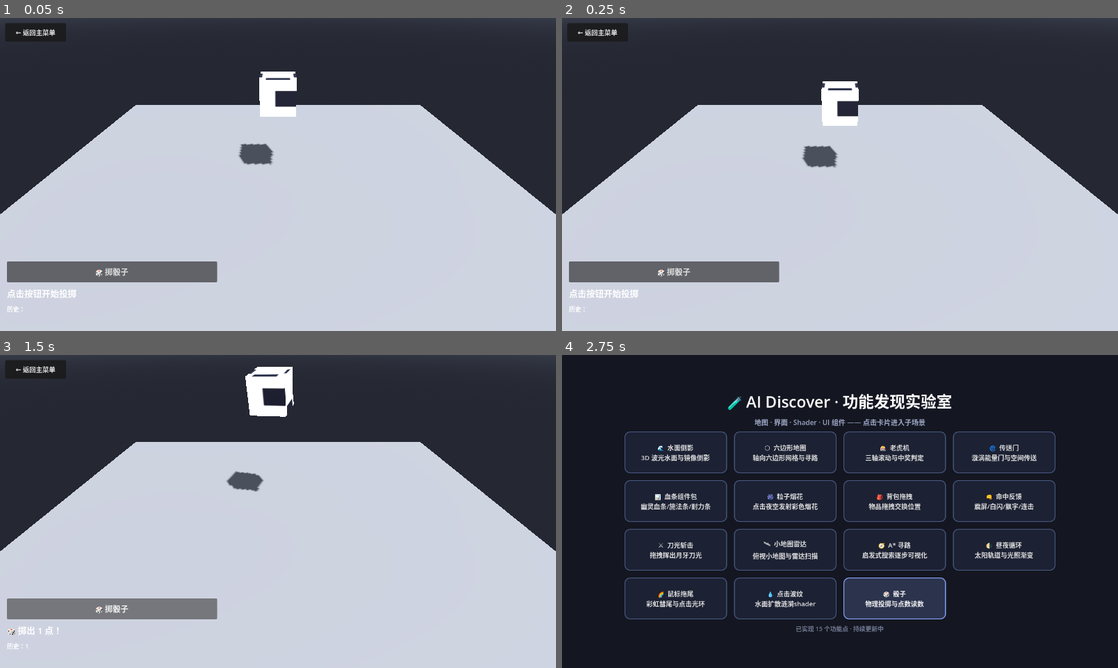
Above: before the commit, frames 1-4 (two rows, left to right).
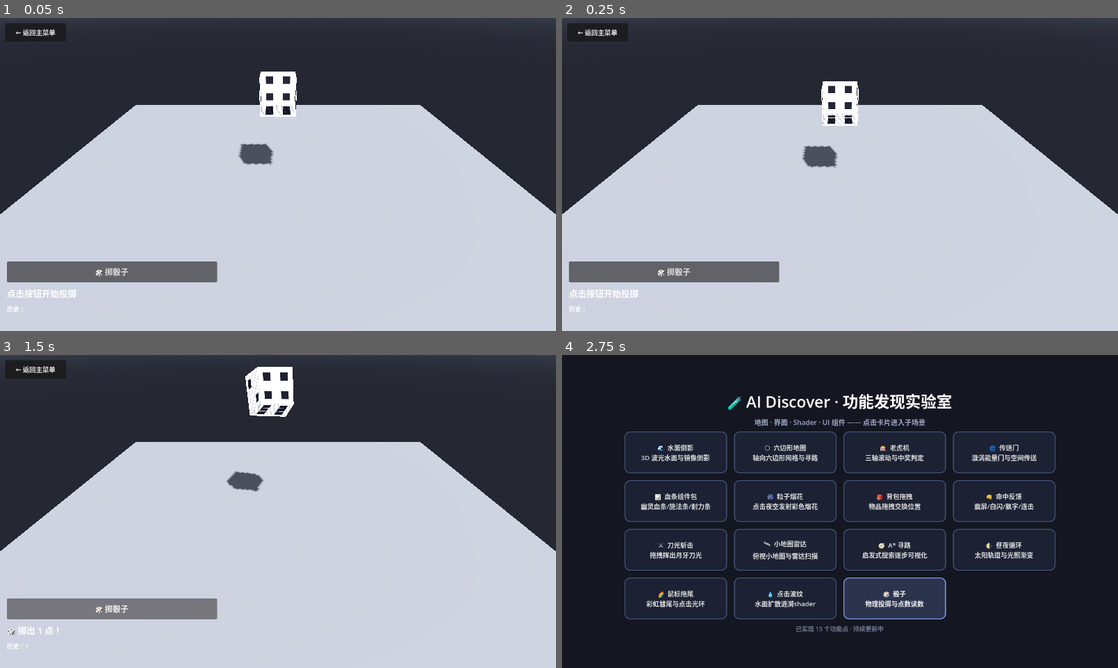
Above: after the commit, the same moments.

Repository: richardkiwilee/pyFramework
Game: Godot game, scene res://features/dice/dice.tscn
The game is run twice, just before and just after one commit, with the same random seed, the same clock (stepped at 60 frames per second) and the same inputs. This scene is started directly instead of the project's main scene.
Inputs (mouse positions are in pixels of both pictures, inside the frame that each line leads up to):
- Up to frame 1 (0.05 s): no input
- Up to frame 2 (0.25 s): no input
- Up to frame 3 (1.5 s): move the mouse to (400, 495) at 0.52 s; hold D 0.53-1.25 s; click (400, 495) at 0.67 s; click "🎲 掷骰子" at 1.25 s
- Up to frame 4 (2.75 s): click "← 返回主菜单" at 2 s

The runs differ from the first frame. In frame 1, 0.4% of the frame differs, in the area x 46-54%, y 17-32%; in frame 2, 0.4%; in frame 3, 0.5%, in the area x 44-53%, y 4-20%; in frame 4, nothing differs.

Commit message:
ai-discover: 修复骰子六面贴图——BoxMesh仅1个surface,改为手工ArrayMesh六面
Co-Authored-By: Claude <noreply@anthropic.com>

Diff:
--- a/ai-discover/features/dice/dice.gd
+++ b/ai-discover/features/dice/dice.gd
@@ -32,13 +32,37 @@
 
 
 ## 生成六面点数贴图（对侧面之和 7）
+## Godot 4 的 BoxMesh 只有 1 个 surface，无法逐面贴材质——
+## 因此手工构建 6 个独立 surface 的 ArrayMesh，每面各挂一张点数贴图。
 func _apply_pips() -> void:
+	dice_mesh.mesh = _build_cube_mesh()
 	for i in FACE_VALUES.size():
 		var tex := _make_pip_texture(FACE_VALUES[i])
 		var mat := StandardMaterial3D.new()
 		mat.albedo_texture = tex
 		mat.roughness = 0.55
 		dice_mesh.set_surface_override_material(i, mat)
+
+
+## 六个面的 ArrayMesh（法线向外，每个面一个 surface）
+func _build_cube_mesh() -> ArrayMesh:
+	var am := ArrayMesh.new()
+	for n in FACE_NORMALS:
+		# 面内两个正交方向（u × v = n，保证绕序对外）
+		var u: Vector3 = Vector3.UP if absf(n.y) < 0.9 else Vector3.RIGHT
+		var v: Vector3 = n.cross(u)
+		var verts := PackedVector3Array()
+		var uvs := PackedVector2Array()
+		for corner in [[-0.5, -0.5], [0.5, -0.5], [0.5, 0.5], [-0.5, 0.5]]:
+			verts.append(n * 0.5 + u * corner[0] + v * corner[1])
+			uvs.append(Vector2(corner[0] + 0.5, 1.0 - (corner[1] + 0.5)))
+		var arrays := []
+		arrays.resize(Mesh.ARRAY_MAX)
+		arrays[Mesh.ARRAY_VERTEX] = verts
+		arrays[Mesh.ARRAY_TEX_UV] = uvs
+		arrays[Mesh.ARRAY_INDEX] = PackedInt32Array([0, 1, 2, 0, 2, 3])
+		am.add_surface_from_arrays(Mesh.PRIMITIVE_TRIANGLES, arrays)
+	return am
 
 
 func _make_pip_texture(count: int) -> ImageTexture:
